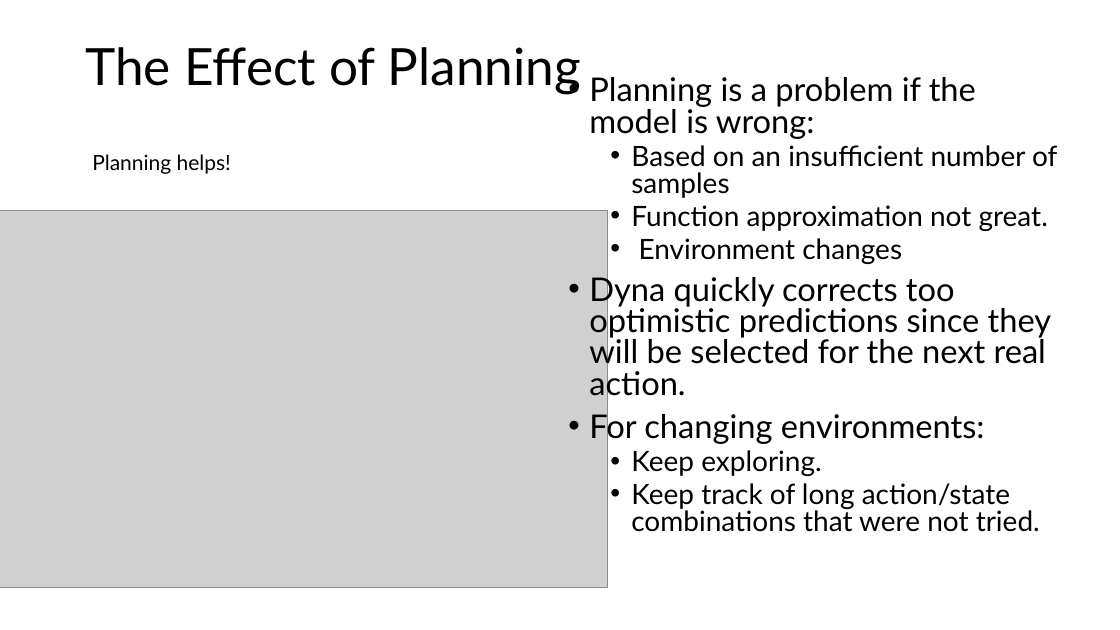
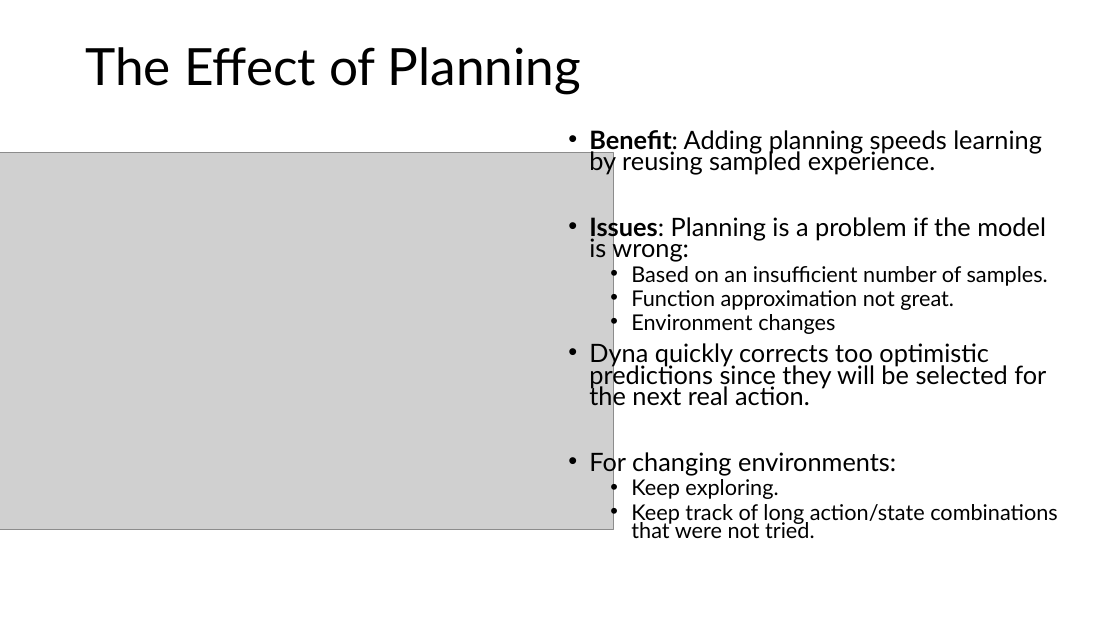
Before and after one commit to mhahsler/Introduction_to_Reinforcement_Learning, a slide deck: slide 9 of slides/Lecture_Chapter08.pptx (slide 10 before the commit). Drawn at 1120x630 pixels with LibreOffice and Linux fonts; fonts in the diff are those of the drawing; grey boxes stand for pictures. Boxes give left, top, right and bottom in pixels: in the first picture for what was removed or moved away, otherwise in the second. Text is boxed around its words. In the diff, an @@ line names an element or a change of style, - is before the commit and + after.

```diff
--- a/slides/Lecture_Chapter08.pptx
+++ b/slides/Lecture_Chapter08.pptx
@@ text "Benefit: Adding planning speeds learning ...": place and size @@
-text "Benefit: Adding planning speeds learning ..." at box(589, 77, 1057, 532)
+text "Benefit: Adding planning speeds learning ..." at box(589, 130, 1058, 538)
@@ text at box(589, 130, 1048, 286): text changed; size 28 to 21.7 pt @@
-• Planning is a problem if the model is wrong:
-  • Based on an insufficient number of samples
+• Benefit: Adding planning speeds learning by reusing sampled experience.
+• Issues: Planning is a problem if the model is wrong:
+  • Based on an insufficient number of samples.
@@ picture: place and size @@
-picture at box(0, 210, 607, 587)
+picture at box(0, 153, 613, 530)
@@ text removed at box(92, 154, 231, 174) @@
-Planning helps!
@@ text at box(589, 290, 1058, 538): size 24 to 18.6 pt in "Function approximation not great.", "Environment changes", "Keep exploring.", "Keep track of long action/state combinations that ..."; size 28 to 21.7 pt in "Dyna quickly corrects too optimistic predictions since ...", "For changing environments:"; line spacing 0.8 to 0.7 @@
```
Also in this commit, not shown: 16 other slides changed, 3 slides removed, 5 other files.
